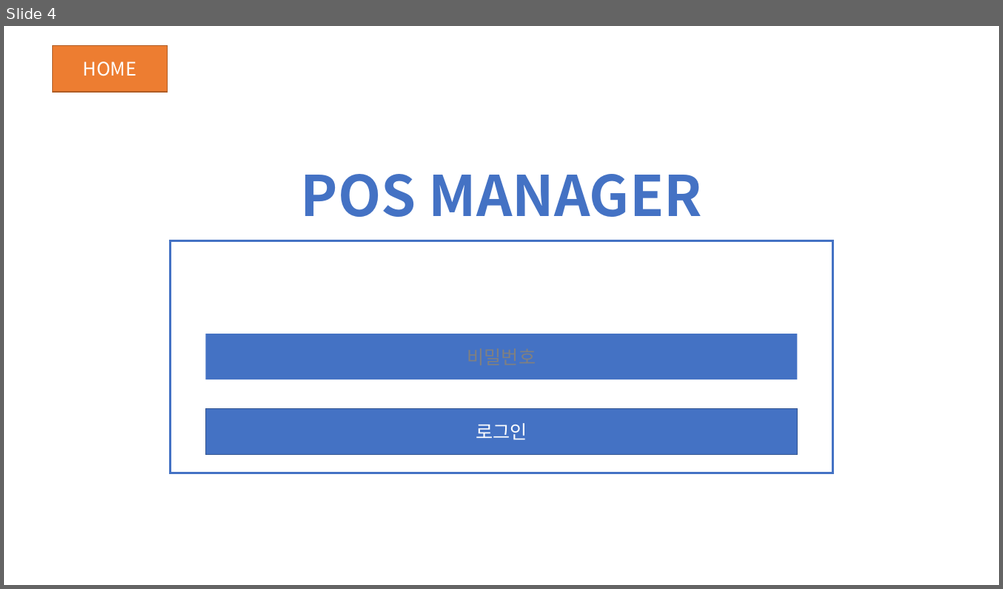
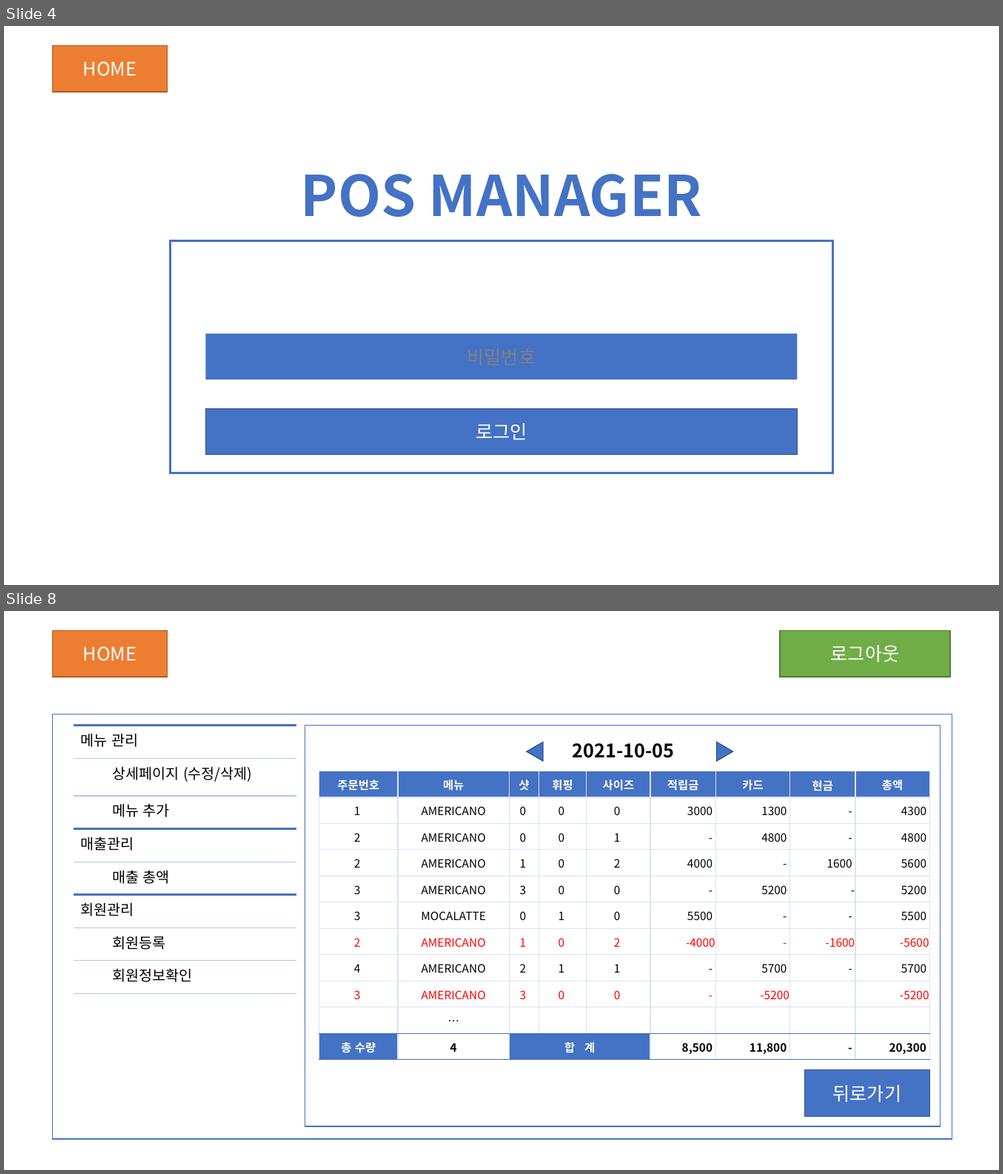
Before and after one commit to JinSolKwon/cafeKiosk, a slide deck: design/키오스크 UI.pptx. Shown one above the other, each under a label of ours: slide 4 before the commit, slides 4 and 8 after it; the slides between them are not shown. The pictures are 1003x589 and 1003x1174 pixels, drawn with LibreOffice and Linux fonts; fonts in the diff are those of the drawing. Boxes give left, top, right and bottom in pixels: in the first picture for what was removed or moved away, otherwise in the second. Text is boxed around its words. In the diff, an @@ line names an element or a change of style, - is before the commit and + after.

Commit message:
0924 수정내용 커밋

```diff
--- a/design/키오스크 UI.pptx
+++ b/design/키오스크 UI.pptx
@@ slide 8 added at (4,611,999,1170), background #FFFFFF @@
@@ rectangle added at (53,630,167,677), fill #ED7D31, outline #AF5C24 1 pt, 18 pt, text #FFFFFF @@
+HOME
@@ rectangle added at (780,630,950,677), fill #70AD47, outline #538035 1 pt, 18 pt, text #FFFFFF @@
+로그아웃
@@ rectangle added at (53,714,951,1139), fill #FFFFFF, outline #4472C4 1 pt @@
@@ table added at (74,725,296,994), 8 rows, 2 columns @@
+메뉴 관리 | 
+ | 상세페이지 (수정/삭제)
+ | 메뉴 추가
+매출관리 | 
+ | 매출 총액
+회원관리 | 
+ | 회원등록
+ | 회원정보확인
@@ rectangle added at (304,725,939,1127), fill #FFFFFF, outline #4472C4 1 pt @@
@@ triangle added at (526,743,543,761), fill #4472C4, outline #325491 1 pt @@
@@ text added at (572,743,674,758), 18 pt, text #000000, bold @@
+2021-10-05
@@ triangle added at (716,743,733,761), fill #4472C4, outline #325491 1 pt @@
@@ table added at (318,772,931,1060), 11 rows, 9 columns @@
+주문번호 | 메뉴 | 샷 | 휘핑 | 사이즈 | 적립금 | 카드 | 현금 | 총액
+1 | AMERICANO | 0 | 0 | 0 | 3000 | 1300 | - | 4300
+2 | AMERICANO | 0 | 0 | 1 | - | 4800 | - | 4800
+2 | AMERICANO | 1 | 0 | 2 | 4000 | - | 1600 | 5600
+3 | AMERICANO | 3 | 0 | 0 | - | 5200 | - | 5200
+3 | MOCALATTE | 0 | 1 | 0 | 5500 | - | - | 5500
+2 | AMERICANO | 1 | 0 | 2 | -4000 | - | -1600 | -5600
+4 | AMERICANO | 2 | 1 | 1 | - | 5700 | - | 5700
+3 | AMERICANO | 3 | 0 | 0 | - | -5200 |  | -5200
+ | … |  |  |  |  |  |  | 
+총 수량 | 4 | 합 계 |  |  | 8,500 | 11,800 | - | 20,300
@@ rectangle added at (805,1071,930,1117), fill #4472C4, outline #325491 1 pt, 18 pt, text #FFFFFF @@
+뒤로가기
```
Also in this commit, not shown: 3 slides changed, 9 other slides added, 1 slide removed, 3 other files.
